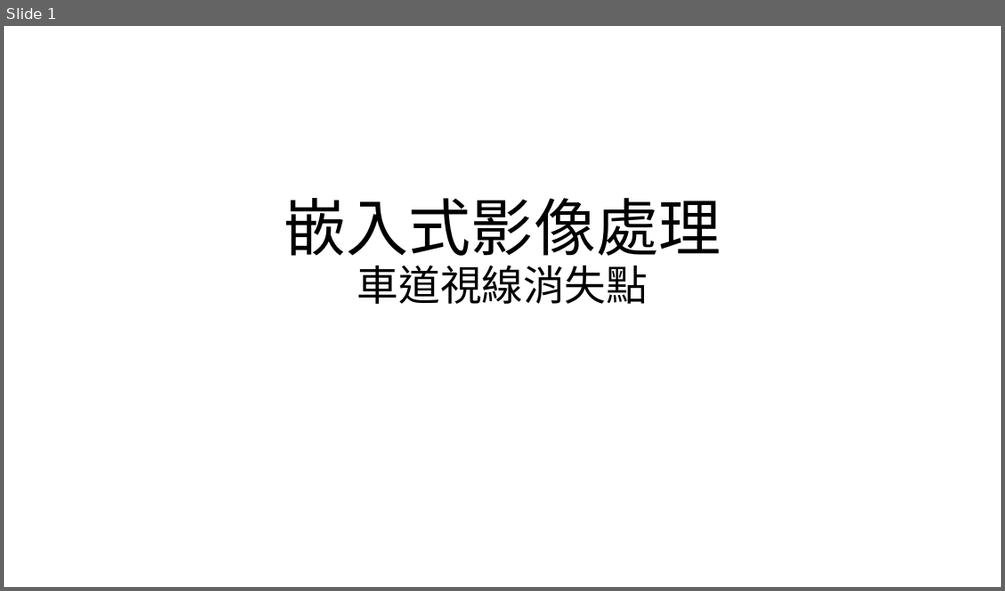
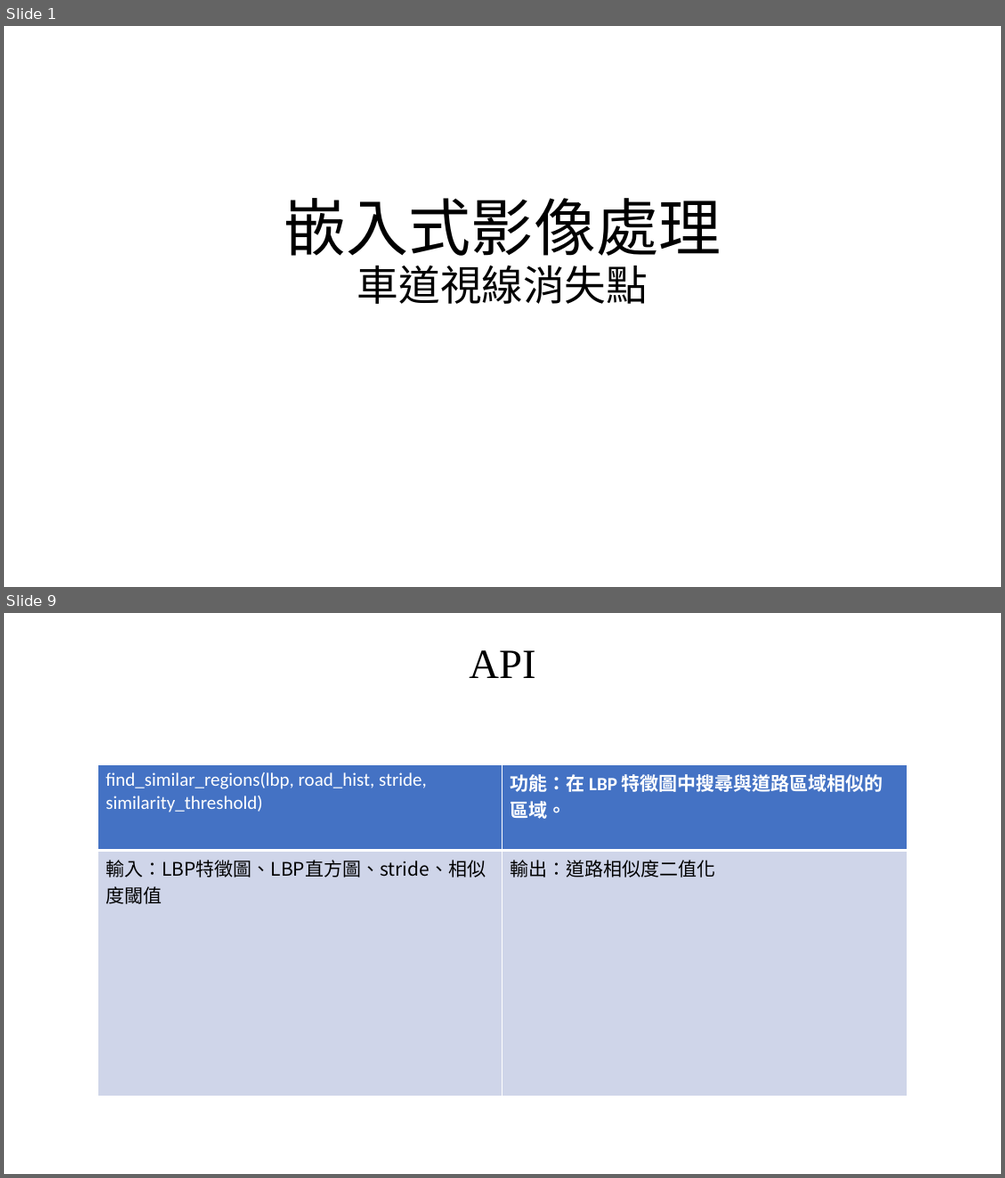
Before and after one commit to a147852z/embedded_image, a slide deck: 嵌入式影像處理.pptx. Shown one above the other, each under a label of ours: slide 1 before the commit, slides 1 and 9 after it; the slides between them are not shown. The pictures are 1005x591 and 1005x1178 pixels, drawn with LibreOffice and Linux fonts; fonts in the diff are those of the drawing. Boxes give left, top, right and bottom in pixels: in the first picture for what was removed or moved away, otherwise in the second. Text is boxed around its words. In the diff, an @@ line names an element or a change of style, - is before the commit and + after.

```diff
--- a/嵌入式影像處理.pptx
+++ b/嵌入式影像處理.pptx
@@ slide 9 added at [4, 613, 1001, 1174], background #FFFFFF @@
@@ text added at [469, 650, 535, 678], 40 pt, text #000000 @@
+API
@@ table added at [98, 765, 907, 1096], 2 rows, 2 columns @@
+find_similar_regions(lbp, road_hist, stride, similarity_threshold) | 功能：在 LBP 特徵圖中搜尋與道路區域相似的區域。
+輸入：LBP特徵圖、LBP直方圖、stride、相似度閾值 | 輸出：道路相似度二值化
```
Also in this commit, not shown: 1 slide changed, 10 other slides added, 4 other files.
